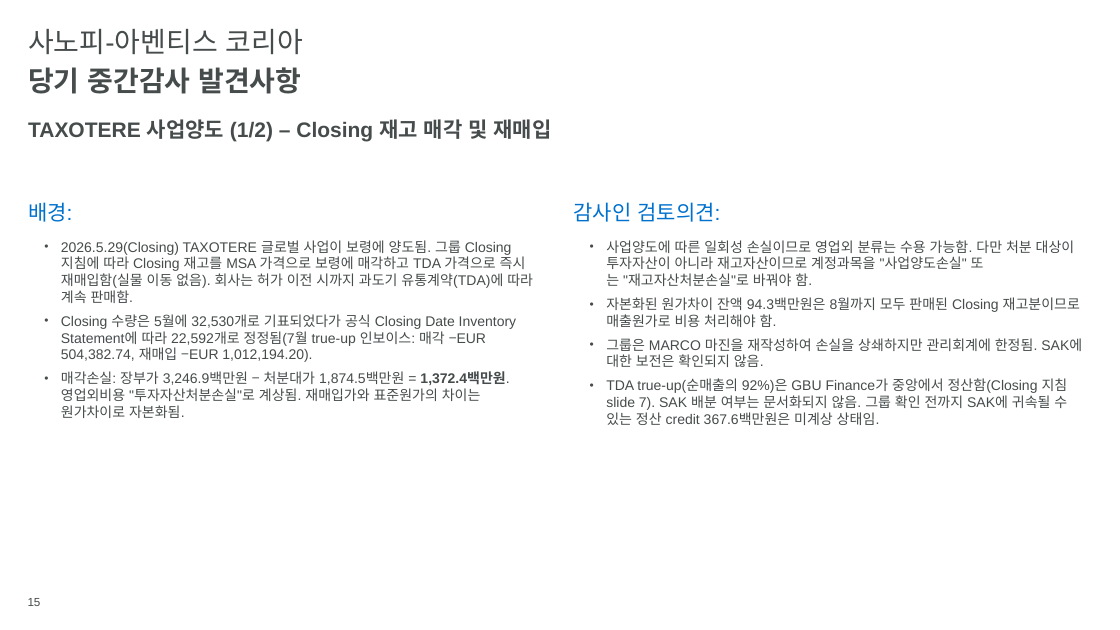
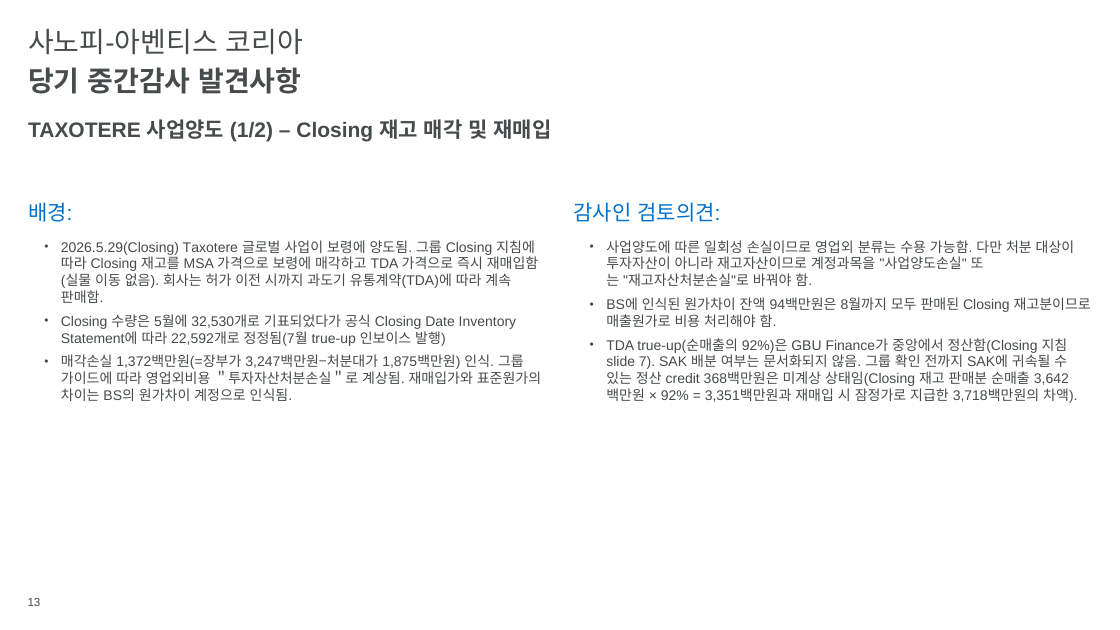
Before and after one commit to hansesle-maker/code, a slide deck: slide 13 of deliverables/SAK_FY2026_Interim_Closing_KO.pptx (slide 15 before the commit). Drawn at 1120x630 pixels with LibreOffice and Linux fonts; fonts in the diff are those of the drawing; background and template pictures are left out. Boxes give left, top, right and bottom in pixels: in the first picture for what was removed or moved away, otherwise in the second. Text is boxed around its words. In the diff, an @@ line names an element or a change of style, - is before the commit and + after.

```diff
--- a/deliverables/SAK_FY2026_Interim_Closing_KO.pptx
+++ b/deliverables/SAK_FY2026_Interim_Closing_KO.pptx
@@ text at (x1=61, y1=240, x2=541, y2=401): text changed @@
-  • 2026.5.29(Closing) TAXOTERE 글로벌 사업이 보령에 양도됨. 그룹 Closing 지침에 따라 Closing 재고를 MSA 가격으로 보령에 매각하고 TDA 가격으로 즉시 재매입함(실물 이동 없음). 회사는 허가 이전 시까지 과도기 유통계약(TDA)에 따라 계속 판매함.
-  • Closing 수량은 5월에 32,530개로 기표되었다가 공식 Closing Date Inventory Statement에 따라 22,592개로 정정됨(7월 true-up 인보이스: 매각 −EUR 504,382.74, 재매입 −EUR 1,012,194.20).
-  • 매각손실: 장부가 3,246.9백만원 − 처분대가 1,874.5백만원 = 1,372.4백만원. 영업외비용 "투자자산처분손실"로 계상됨. 재매입가와 표준원가의 차이는 원가차이로 자본화됨.
+  • 2026.5.29(Closing) Taxotere 글로벌 사업이 보령에 양도됨. 그룹 Closing 지침에 따라 Closing 재고를 MSA 가격으로 보령에 매각하고 TDA 가격으로 즉시 재매입함(실물 이동 없음). 회사는 허가 이전 시까지 과도기 유통계약(TDA)에 따라 계속 판매함.
+  • Closing 수량은 5월에 32,530개로 기표되었다가 공식 Closing Date Inventory Statement에 따라 22,592개로 정정됨(7월 true-up 인보이스 발행)
+  • 매각손실 1,372백만원(=장부가 3,247백만원−처분대가 1,875백만원) 인식. 그룹 가이드에 따라 영업외비용 ＂투자자산처분손실＂로 계상됨. 재매입가와 표준원가의 차이는 BS의 원가차이 계정으로 인식됨.
@@ text at (x1=606, y1=297, x2=1091, y2=403): text changed @@
-  • 자본화된 원가차이 잔액 94.3백만원은 8월까지 모두 판매된 Closing 재고분이므로 매출원가로 비용 처리해야 함.
-  • 그룹은 MARCO 마진을 재작성하여 손실을 상쇄하지만 관리회계에 한정됨. SAK에 대한 보전은 확인되지 않음.
-  • TDA true-up(순매출의 92%)은 GBU Finance가 중앙에서 정산함(Closing 지침 slide 7). SAK 배분 여부는 문서화되지 않음. 그룹 확인 전까지 SAK에 귀속될 수 있는 정산 credit 367.6백만원은 미계상 상태임.
+  • BS에 인식된 원가차이 잔액 94백만원은 8월까지 모두 판매된 Closing 재고분이므로 매출원가로 비용 처리해야 함.
+  • TDA true-up(순매출의 92%)은 GBU Finance가 중앙에서 정산함(Closing 지침 slide 7). SAK 배분 여부는 문서화되지 않음. 그룹 확인 전까지 SAK에 귀속될 수 있는 정산 credit 368백만원은 미계상 상태임(Closing 재고 판매분 순매출 3,642백만원 × 92% = 3,351백만원과 재매입 시 잠정가로 지급한 3,718백만원의 차액).
@@ page number at (x1=28, y1=598, x2=41, y2=606): text changed @@
-15
+13
```
Also in this commit, not shown: 12 other slides changed, 8 slides removed.
